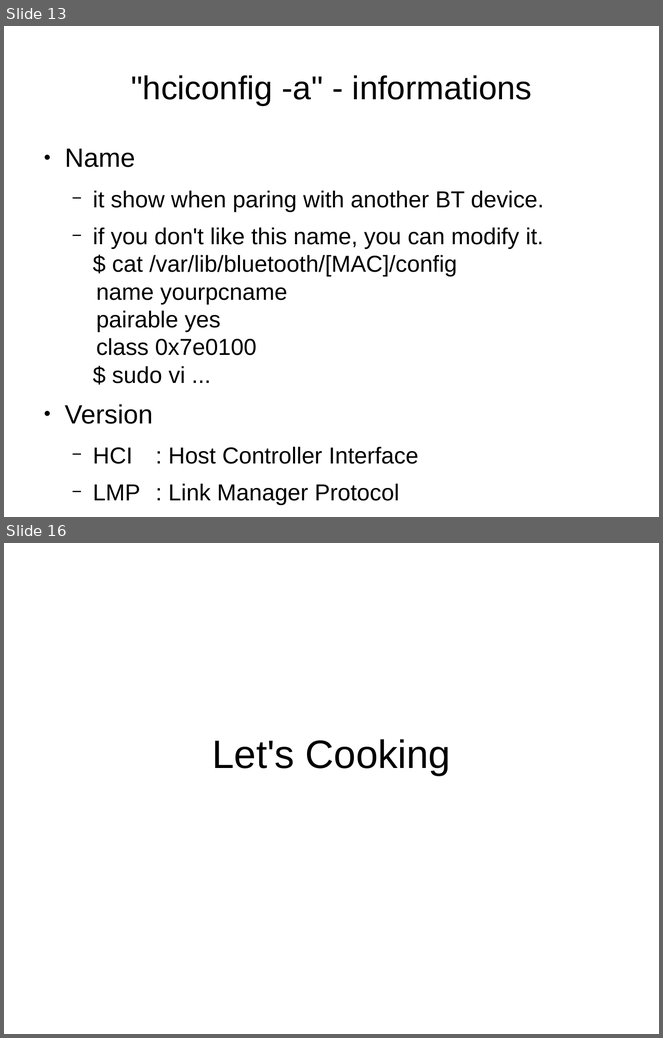
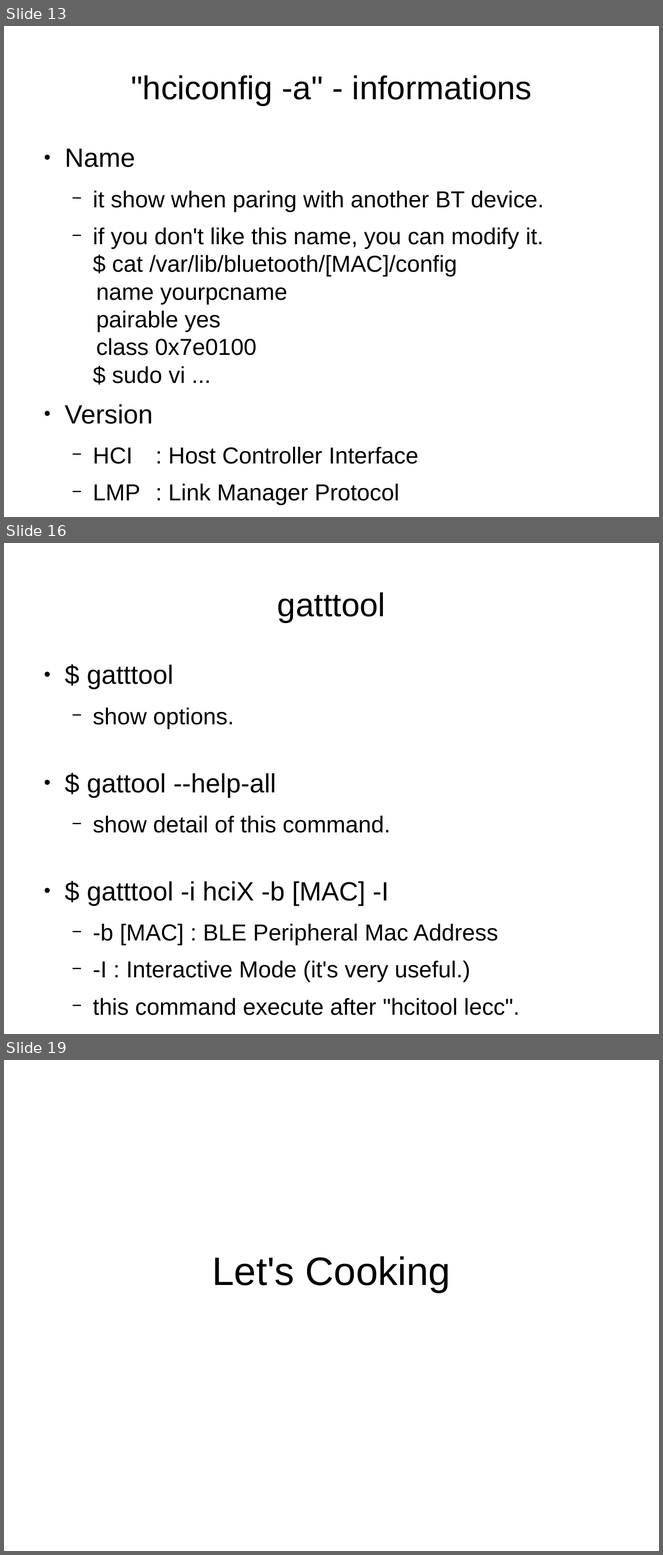
Before and after one commit to andromedroid/ame, a slide deck: doc/ble/ring_blu-tag_from_linux.odp. Shown one above the other, each under a label of ours: slides 13 and 16 before the commit, slides 13, 16 and 19 after it; the slides between them are not shown. The pictures are 663x1038 and 663x1555 pixels, drawn with LibreOffice and Linux fonts; fonts in the diff are those of the drawing. Boxes give left, top, right and bottom in pixels: in the first picture for what was removed or moved away, otherwise in the second. Text is boxed around its words. In the diff, an @@ line names an element or a change of style, - is before the commit and + after.

```diff
--- a/doc/ble/ring_blu-tag_from_linux.odp
+++ b/doc/ble/ring_blu-tag_from_linux.odp
@@ slide 16 added at [4,543,659,1034], background #FFFFFF @@
@@ title added at [278,592,386,623], 40 pt, text #000000 @@
+gatttool
@@ text added at [87,665,520,1016], 28 pt, text #000000 @@
+● $ gatttool
+  − show options.
+● $ gattool --help-all
+  − show detail of this command.
+● $ gatttool -i hciX -b [MAC] -I
+  − -b [MAC] : BLE Peripheral Mac Address
+  − -I : Interactive Mode (it's very useful.)
+  − this command execute after "hcitool lecc".
@@ what was slide 16 is now slide 19 @@
```
Also in this commit, not shown: 6 slides changed, 11 other slides added.
